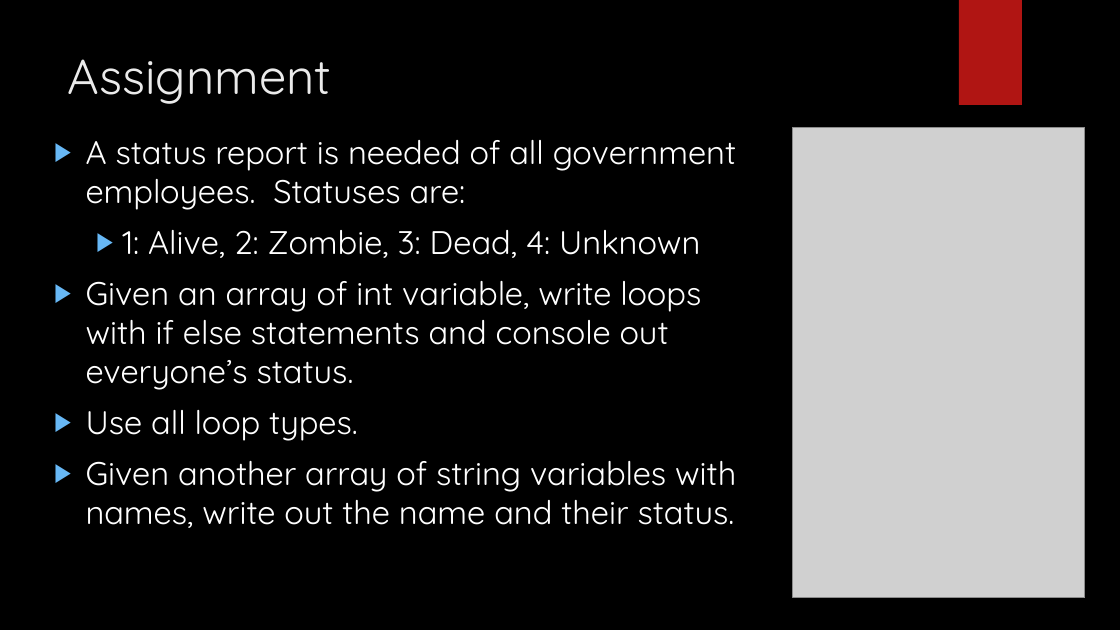
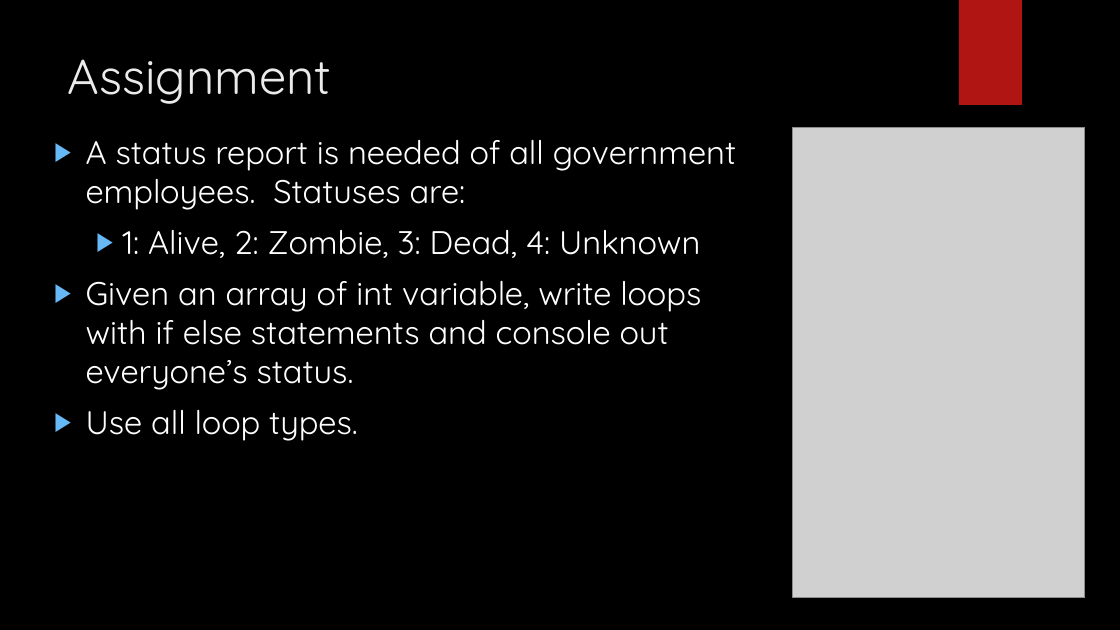
Before and after one commit to LogolsLLC/Logols-May2018, a slide deck: slide 38 of Slides/02_C#_TrainingPlan.pptx. Drawn at 1120x630 pixels with LibreOffice and Linux fonts; fonts in the diff are those of the drawing; grey boxes stand for pictures; background and template pictures are left out. Boxes give left, top, right and bottom in pixels: in the first picture for what was removed or moved away, otherwise in the second. Text is boxed around its words. In the diff, an @@ line names an element or a change of style, - is before the commit and + after.

```diff
--- a/Slides/02_C#_TrainingPlan.pptx
+++ b/Slides/02_C#_TrainingPlan.pptx
@@ text at (86,461,736,528): paragraph removed @@
-▶ Given another array of string variables with names, write out the name and their status.
```
Also in this commit, not shown: 8 other slides changed, 12 other files.
